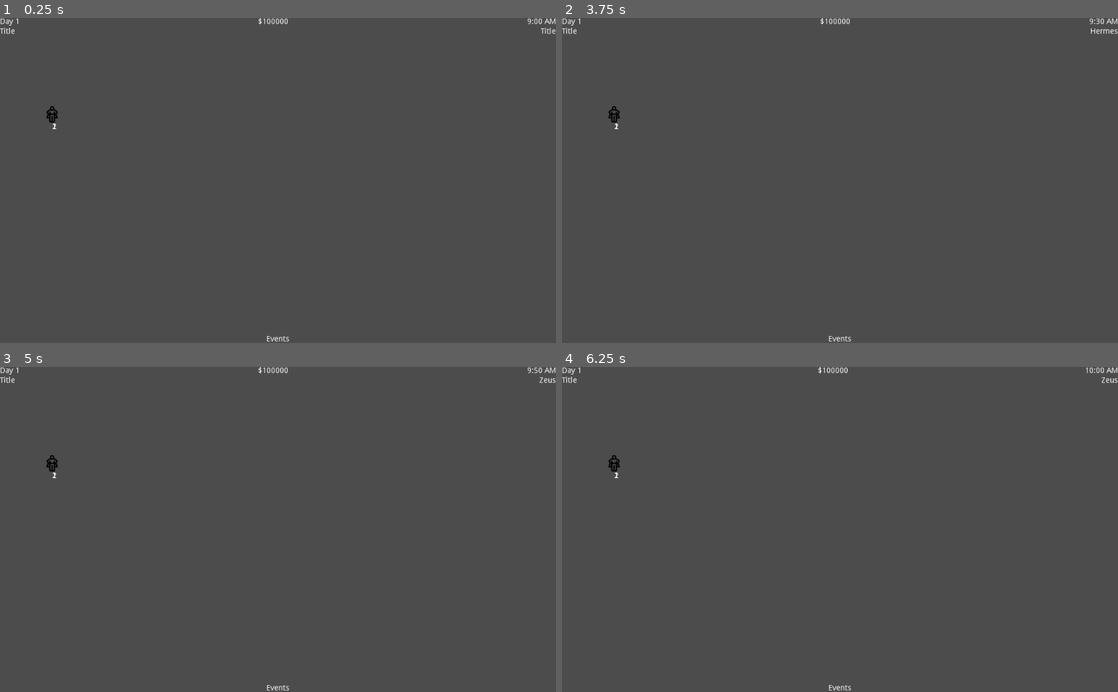
Above: before the commit, frames 1-4 (two rows, left to right).
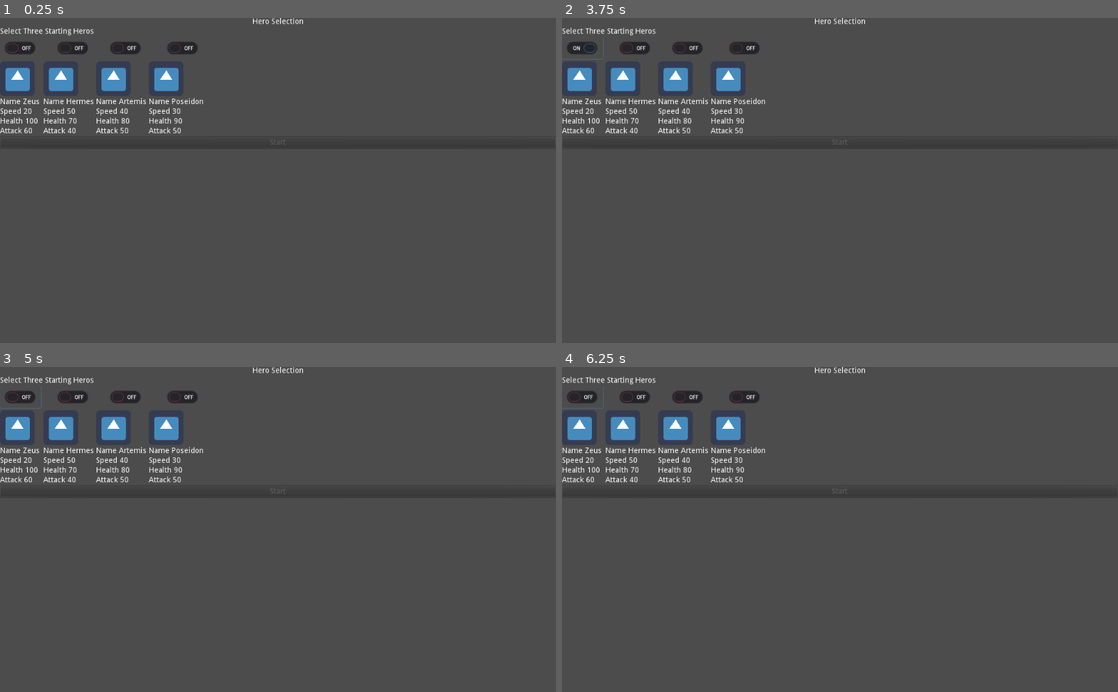
Above: after the commit, the same moments.

Repository: rachd/SuperheroDispatcher2.0
Game: Godot game, scene res://Setup/HeroSelection.tscn
The game is run twice, just before and just after one commit, with the same random seed, the same clock (stepped at 60 frames per second) and the same inputs. Before the commit the project starts from res://Map/MapContainer.tscn. The engine's default icon, where the game draws it, is replaced by a stand-in: a white triangle on a blue panel in a dark square.
Inputs (mouse positions are in pixels of both pictures, inside the frame that each line leads up to):
- Up to frame 1 (0.25 s): no input
- Up to frame 2 (3.75 s): click (584, 47) at 0.52 s; click (584, 47) at 1.27 s; click (584, 47) at 2.02 s; tap Enter at 2.75 s; move the mouse to (840, 180) at 2.77 s; click (840, 180) at 2.92 s; tap Space at 3.5 s; move the mouse to (612, 115) at 3.52 s; click (612, 115) at 3.67 s
- Up to frame 3 (5 s): tap Enter at 4.25 s; click (50, 464) at 4.42 s
- Up to frame 4 (6.25 s): tap Space at 5 s; move the mouse to (812, 594) at 5.02 s; click (812, 594) at 5.17 s; tap Enter at 5.75 s; move the mouse to (1006, 578) at 5.77 s; click (1006, 578) at 5.92 s

The runs differ from the first frame. In frame 1, 3.3% of the frame differs, in the area x 0-100%, y 0-100%; in frame 2, 3.3%; in frame 3, 3.3%; in frame 4, 3.3%.

Commit message:
use neighbors map gen method

Diff:
--- a/Map/LeftPanel.tscn
+++ /dev/null
@@ -1,16 +0,0 @@
-[gd_scene load_steps=2 format=2]
-
-[ext_resource path="res://Map/LeftPanel.gd" type="Script" id=1]
-
-[node name="LeftPanel" type="VBoxContainer"]
-anchor_right = 1.0
-anchor_bottom = 1.0
-script = ExtResource( 1 )
-__meta__ = {
-"_edit_use_anchors_": false
-}
-
-[node name="TitleLabel" type="Label" parent="."]
-margin_right = 1024.0
-margin_bottom = 14.0
-text = "Title"
--- a/Map/Map.gd
+++ /dev/null
@@ -1,21 +0,0 @@
-extends Control
-
-var selected_hero = null
-
-func _calculate_new_path(start_position, target_position, hero):
-	var start_road = $TileMap.closest_road(start_position)
-	var end_road = $TileMap.closest_road(target_position)
-	var road_path = $TileMap.calculate_path(start_road, end_road)
-	hero.path = [start_road]
-	if road_path:
-		road_path.remove(0)
-		var path = [start_road] + road_path + [target_position]
-		hero.path = path
-
-func _on_Hero_clicked(hero):
-	selected_hero = hero
-
-func _on_Map_clicked(position):
-	if selected_hero:
-		selected_hero.move_to_point(position)
-		selected_hero = null
--- a/Map/Map.tscn
+++ /dev/null
@@ -1,25 +0,0 @@
-[gd_scene load_steps=3 format=2]
-
-[ext_resource path="res://Map/Hero.tscn" type="PackedScene" id=2]
-[ext_resource path="res://Map/Map.gd" type="Script" id=3]
-
-[node name="Map" type="Control"]
-anchor_right = 1.0
-anchor_bottom = 1.0
-margin_left = 1.23128
-margin_top = 48.5809
-margin_right = 1.23132
-margin_bottom = 48.5809
-focus_mode = 1
-mouse_filter = 2
-script = ExtResource( 3 )
-__meta__ = {
-"_edit_use_anchors_": false
-}
-
-[node name="Hero" parent="." instance=ExtResource( 2 )]
-id = 1
-
-[node name="Hero2" parent="." instance=ExtResource( 2 )]
-id = 2
-[connection signal="gui_input" from="." to="." method="_on_Map_gui_input"]
--- a/Map/EventContainer.tscn
+++ b/MapContainer/EventContainer.tscn
@@ -1,6 +1,7 @@
 [gd_scene load_steps=2 format=2]
 
-[ext_resource path="res://Map/EventContainer.gd" type="Script" id=2]
+[ext_resource path="res://MapContainer/EventContainer.gd" type="Script" id=2]
+
 
 [node name="EventContainer" type="VBoxContainer"]
 anchor_right = 1.0
--- a/Map/EventRow.tscn
+++ b/MapContainer/EventRow.tscn
@@ -1,6 +1,6 @@
 [gd_scene load_steps=2 format=2]
 
-[ext_resource path="res://Map/EventRow.gd" type="Script" id=1]
+[ext_resource path="res://MapContainer/EventRow.gd" type="Script" id=1]
 
 [node name="EventRow" type="HBoxContainer"]
 anchor_right = 1.0
--- a/Map/RightPanel.tscn
+++ b/MapContainer/LeftPanel.tscn
@@ -1,8 +1,9 @@
 [gd_scene load_steps=2 format=2]
 
-[ext_resource path="res://Map/RightPanel.gd" type="Script" id=1]
+[ext_resource path="res://MapContainer/LeftPanel.gd" type="Script" id=1]
 
-[node name="RightPanel" type="VBoxContainer"]
+
+[node name="LeftPanel" type="VBoxContainer"]
 anchor_right = 1.0
 anchor_bottom = 1.0
 script = ExtResource( 1 )
@@ -10,10 +11,7 @@
 "_edit_use_anchors_": false
 }
 
-[node name="Label" type="Label" parent="."]
+[node name="TitleLabel" type="Label" parent="."]
 margin_right = 1024.0
 margin_bottom = 14.0
 text = "Title"
-__meta__ = {
-"_edit_use_anchors_": false
-}
--- a/Map/Hero.tscn
+++ b/MapContainer/Map/Hero.tscn
@@ -1,8 +1,11 @@
 [gd_scene load_steps=6 format=2]
 
 [ext_resource path="res://assets/superhero.png" type="Texture" id=1]
-[ext_resource path="res://Map/Hero.gd" type="Script" id=2]
-[ext_resource path="res://Map/ClickHandler.gd" type="Script" id=3]
+[ext_resource path="res://MapContainer/Map/Hero.gd" type="Script" id=2]
+[ext_resource path="res://MapContainer/Map/ClickHandler.gd" type="Script" id=3]
+
+
+
 
 [sub_resource type="CircleShape2D" id=1]
 radius = 15.0
--- /dev/null
+++ b/MapContainer/Map/Map.gd
@@ -0,0 +1,125 @@
+extends Control
+
+var DISTRICT_WIDTH = 50
+var DISTRICT_HEIGHT = 50
+
+onready var Map = $TileMap
+
+var rng = RandomNumberGenerator.new()
+var selected_hero = null
+
+func _calculate_new_path(start_position, target_position, hero):
+	var start_road = $TileMap.closest_road(start_position)
+	var end_road = $TileMap.closest_road(target_position)
+	var road_path = $TileMap.calculate_path(start_road, end_road)
+	hero.path = [start_road]
+	if road_path:
+		road_path.remove(0)
+		var path = [start_road] + road_path + [target_position]
+		hero.path = path
+
+func _on_Hero_clicked(hero):
+	selected_hero = hero
+
+func _on_Map_clicked(position):
+	if selected_hero:
+		selected_hero.move_to_point(position)
+		selected_hero = null
+
+func _get_tile_id_by_name(tile_name):
+	if tile_name == "high_income":
+		return 0
+	elif tile_name == "low_income":
+		return 1
+	elif tile_name == "office":
+		return 2
+	elif tile_name == "industrial":
+		return 3
+	elif tile_name == "road":
+		return 4
+
+func _get_neighbors(tiles, x, y):
+	var road_id = _get_tile_id_by_name("road")
+	# [upper left, upper middle, upper right, left]
+	var neighbors = [road_id, road_id, road_id, road_id]
+	# row above
+	if x > 0:
+		if y > 0:
+			neighbors[0] = tiles[x - 1][y - 1]
+		neighbors[1] = tiles[x - 1][y]
+		if y + 1 < DISTRICT_WIDTH:
+			neighbors[2] = tiles[x - 1][y + 1]
+	# current row
+	if y > 0:
+		neighbors[3] = tiles[x][y - 1]
+	return neighbors
+
+func _choose_next_tile(neighbors):
+	var road_id = _get_tile_id_by_name("road")
+	if neighbors[0] == road_id:
+		if neighbors[1] == road_id:
+			if neighbors[2] == road_id:
+				if neighbors[3] == road_id:
+					return _choose_random_building_tile()
+				else:
+					return _choose_random_tile()
+			else:
+				if neighbors[3] == road_id:
+					return _choose_random_building_tile()
+				else:
+					return _choose_random_tile()
+		else:
+			if neighbors[2] == road_id:
+				if neighbors[3] == road_id:
+					return _choose_random_tile()
+				else:
+					return _choose_random_building_tile()
+			else:
+				if neighbors[3] == road_id:
+					return _choose_random_building_tile()
+				else:
+					return _choose_random_building_tile()
+	else:
+		if neighbors[1] == road_id:
+			if neighbors[2] == road_id:
+				if neighbors[3] == road_id:
+					return road_id
+				else:
+					return road_id
+			else:
+				if neighbors[3] == road_id:
+					return road_id
+				else:
+					return road_id
+		else:
+			if neighbors[2] == road_id:
+				if neighbors[3] == road_id:
+					return road_id
+				else:
+					return _choose_random_building_tile()
+			else:
+				if neighbors[3] == road_id:
+					return _choose_random_tile()
+				else:
+					return _choose_random_tile()
+
+func _choose_random_tile():
+	return rng.randi_range(0, 4)
+
+func _choose_random_building_tile():
+	return rng.randi_range(0, 3)
+
+func _generate_district():
+	Map.clear()
+	var tiles = []
+	for x in range(DISTRICT_HEIGHT):
+		tiles.append([])
+		for y in range(DISTRICT_WIDTH):
+			var neighbors = _get_neighbors(tiles, x, y)
+			var tile_value = _choose_next_tile(neighbors)
+			tiles[x].append(tile_value)
+			Map.set_cellv(Vector2(x, y), tile_value)
+
+func _ready():
+	rng.randomize()
+	_generate_district()
--- /dev/null
+++ b/MapContainer/Map/Map.tscn
@@ -0,0 +1,106 @@
+[gd_scene load_steps=4 format=2]
+
+[ext_resource path="res://MapContainer/Map/Map.gd" type="Script" id=1]
+[ext_resource path="res://assets/roguelikeCity_magenta.png" type="Texture" id=2]
+
+[sub_resource type="TileSet" id=1]
+0/name = "high_income"
+0/texture = ExtResource( 2 )
+0/tex_offset = Vector2( 0, 0 )
+0/modulate = Color( 1, 1, 1, 1 )
+0/region = Rect2( 238, 0, 16, 16 )
+0/tile_mode = 0
+0/occluder_offset = Vector2( 0, 0 )
+0/navigation_offset = Vector2( 0, 0 )
+0/shape_offset = Vector2( 0, 0 )
+0/shape_transform = Transform2D( 1, 0, 0, 1, 0, 0 )
+0/shape_one_way = false
+0/shape_one_way_margin = 0.0
+0/shapes = [  ]
+0/z_index = 0
+1/name = "low_income"
+1/texture = ExtResource( 2 )
+1/tex_offset = Vector2( 0, 0 )
+1/modulate = Color( 1, 1, 1, 1 )
+1/region = Rect2( 102, 0, 16, 16 )
+1/tile_mode = 0
+1/occluder_offset = Vector2( 0, 0 )
+1/navigation_offset = Vector2( 0, 0 )
+1/shape_offset = Vector2( 0, 0 )
+1/shape_transform = Transform2D( 1, 0, 0, 1, 0, 0 )
+1/shape_one_way = false
+1/shape_one_way_margin = 0.0
+1/shapes = [  ]
+1/z_index = 0
+2/name = "office"
+2/texture = ExtResource( 2 )
+2/tex_offset = Vector2( 0, 0 )
+2/modulate = Color( 1, 1, 1, 1 )
+2/region = Rect2( 374, 0, 16, 16 )
+2/tile_mode = 0
+2/occluder_offset = Vector2( 0, 0 )
+2/navigation_offset = Vector2( 0, 0 )
+2/shape_offset = Vector2( 0, 0 )
+2/shape_transform = Transform2D( 1, 0, 0, 1, 0, 0 )
+2/shape_one_way = false
+2/shape_one_way_margin = 0.0
+2/shapes = [  ]
+2/z_index = 0
+3/name = "industrial"
+3/texture = ExtResource( 2 )
+3/tex_offset = Vector2( 0, 0 )
+3/modulate = Color( 1, 1, 1, 1 )
+3/region = Rect2( 510, 0, 16, 16 )
+3/tile_mode = 0
+3/occluder_offset = Vector2( 0, 0 )
+3/navigation_offset = Vector2( 0, 0 )
+3/shape_offset = Vector2( 0, 0 )
+3/shape_transform = Transform2D( 1, 0, 0, 1, 0, 0 )
+3/shape_one_way = false
+3/shape_one_way_margin = 0.0
+3/shapes = [  ]
+3/z_index = 0
+4/name = "road"
+4/texture = ExtResource( 2 )
+4/tex_offset = Vector2( 0, 0 )
+4/modulate = Color( 1, 1, 1, 1 )
+4/region = Rect2( 187, 323, 16, 16 )
+4/tile_mode = 0
+4/occluder_offset = Vector2( 0, 0 )
+4/navigation_offset = Vector2( 0, 0 )
+4/shape_offset = Vector2( 0, 0 )
+4/shape_transform = Transform2D( 1, 0, 0, 1, 0, 0 )
+4/shape_one_way = false
+4/shape_one_way_margin = 0.0
+4/shapes = [  ]
+4/z_index = 0
+5/name = "park"
+5/texture = ExtResource( 2 )
+5/tex_offset = Vector2( 0, 0 )
+5/modulate = Color( 1, 1, 1, 1 )
+5/region = Rect2( 17, 443, 16, 16 )
+5/tile_mode = 0
+5/occluder_offset = Vector2( 0, 0 )
+5/navigation_offset = Vector2( 0, 0 )
+5/shape_offset = Vector2( 0, 0 )
+5/shape_transform = Transform2D( 1, 0, 0, 1, 0, 0 )
+5/shape_one_way = false
+5/shape_one_way_margin = 0.0
+5/shapes = [  ]
+5/z_index = 0
+
+[node name="Map" type="Control"]
+anchor_right = 1.0
+anchor_bottom = 1.0
+focus_mode = 1
+mouse_filter = 2
+script = ExtResource( 1 )
+__meta__ = {
+"_edit_use_anchors_": false
+}
+
+[node name="TileMap" type="TileMap" parent="."]
+tile_set = SubResource( 1 )
+cell_size = Vector2( 16, 16 )
+format = 1
+[connection signal="gui_input" from="." to="." method="_on_Map_gui_input"]
--- a/Map/MapContainer.tscn
+++ b/MapContainer/MapContainer.tscn
@@ -1,10 +1,10 @@
 [gd_scene load_steps=6 format=2]
 
-[ext_resource path="res://Map/MapContainer.gd" type="Script" id=1]
-[ext_resource path="res://Map/LeftPanel.tscn" type="PackedScene" id=2]
-[ext_resource path="res://Map/Map.tscn" type="PackedScene" id=3]
-[ext_resource path="res://Map/RightPanel.tscn" type="PackedScene" id=4]
-[ext_resource path="res://Map/EventContainer.tscn" type="PackedScene" id=5]
+[ext_resource path="res://MapContainer/MapContainer.gd" type="Script" id=1]
+[ext_resource path="res://MapContainer/LeftPanel.tscn" type="PackedScene" id=2]
+[ext_resource path="res://MapContainer/Map/Map.tscn" type="PackedScene" id=3]
+[ext_resource path="res://MapContainer/RightPanel.tscn" type="PackedScene" id=4]
+[ext_resource path="res://MapContainer/EventContainer.tscn" type="PackedScene" id=5]
 
 [node name="MapContainer" type="VBoxContainer"]
 anchor_right = 1.0
@@ -64,7 +64,6 @@
 margin_right = 992.0
 margin_bottom = 564.0
 focus_mode = 2
-mouse_filter = 2
 size_flags_horizontal = 3
 
 [node name="RightPanel" parent="HBoxContainer2" instance=ExtResource( 4 )]
@@ -81,5 +80,4 @@
 margin_top = 586.0
 margin_right = 1024.0
 margin_bottom = 600.0
-mouse_filter = 2
 [connection signal="timeout" from="HBoxContainer/TimeLabel/ClockIncrement" to="." method="_on_ClockIncrement_timeout"]
--- /dev/null
+++ b/MapContainer/RightPanel.tscn
@@ -0,0 +1,20 @@
+[gd_scene load_steps=2 format=2]
+
+[ext_resource path="res://MapContainer/RightPanel.gd" type="Script" id=1]
+
+
+[node name="RightPanel" type="VBoxContainer"]
+anchor_right = 1.0
+anchor_bottom = 1.0
+script = ExtResource( 1 )
+__meta__ = {
+"_edit_use_anchors_": false
+}
+
+[node name="Label" type="Label" parent="."]
+margin_right = 1024.0
+margin_bottom = 14.0
+text = "Title"
+__meta__ = {
+"_edit_use_anchors_": false
+}
--- a/project.godot
+++ b/project.godot
@@ -16,7 +16,7 @@
 [application]
 
 config/name="SuperheroDispatcher2.0"
-run/main_scene="res://Map/MapContainer.tscn"
+run/main_scene="res://Setup/HeroSelection.tscn"
 config/icon="res://icon.png"
 
 [autoload]
Renamed: Map/EventContainer.gd -> MapContainer/EventContainer.gd
Renamed: Map/EventRow.gd -> MapContainer/EventRow.gd
Renamed: Map/LeftPanel.gd -> MapContainer/LeftPanel.gd
Renamed: Map/Character.gd -> MapContainer/Map/Character.gd
Renamed: Map/ClickHandler.gd -> MapContainer/Map/ClickHandler.gd
Renamed: Map/Hero.gd -> MapContainer/Map/Hero.gd
Renamed: Map/TileMap.gd -> MapContainer/Map/TileMap.gd
Renamed: Map/MapContainer.gd -> MapContainer/MapContainer.gd
Renamed: Map/RightPanel.gd -> MapContainer/RightPanel.gd
